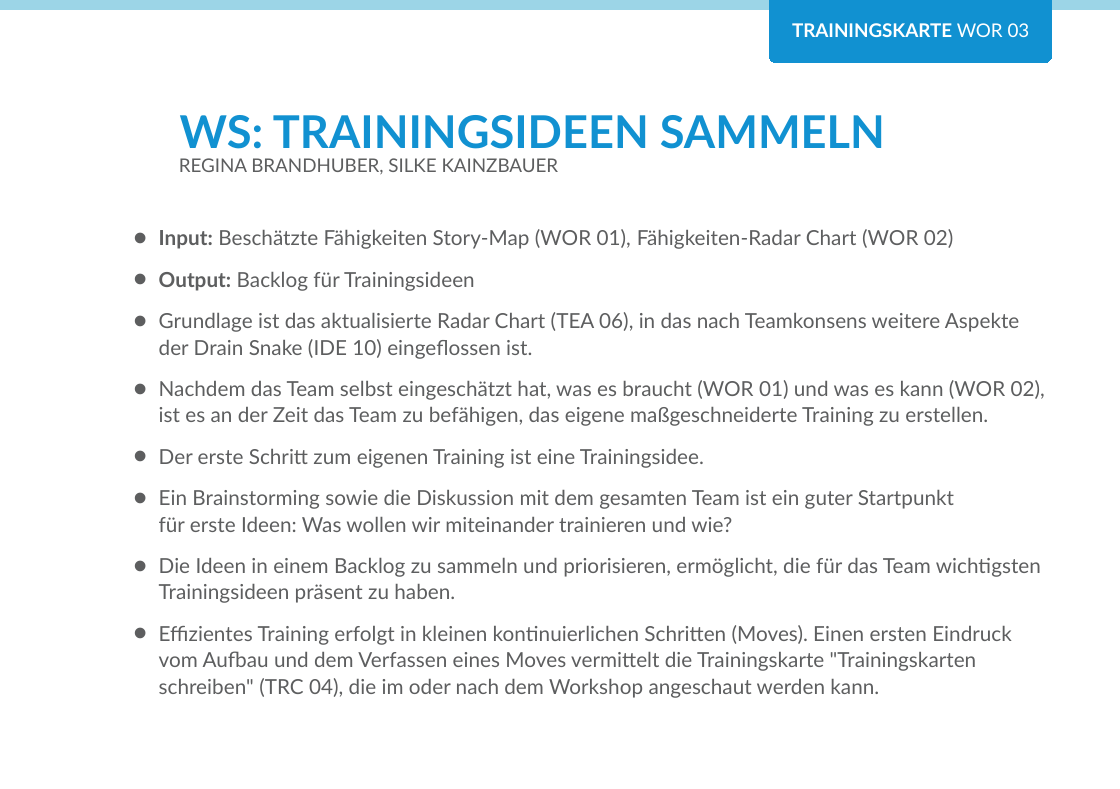
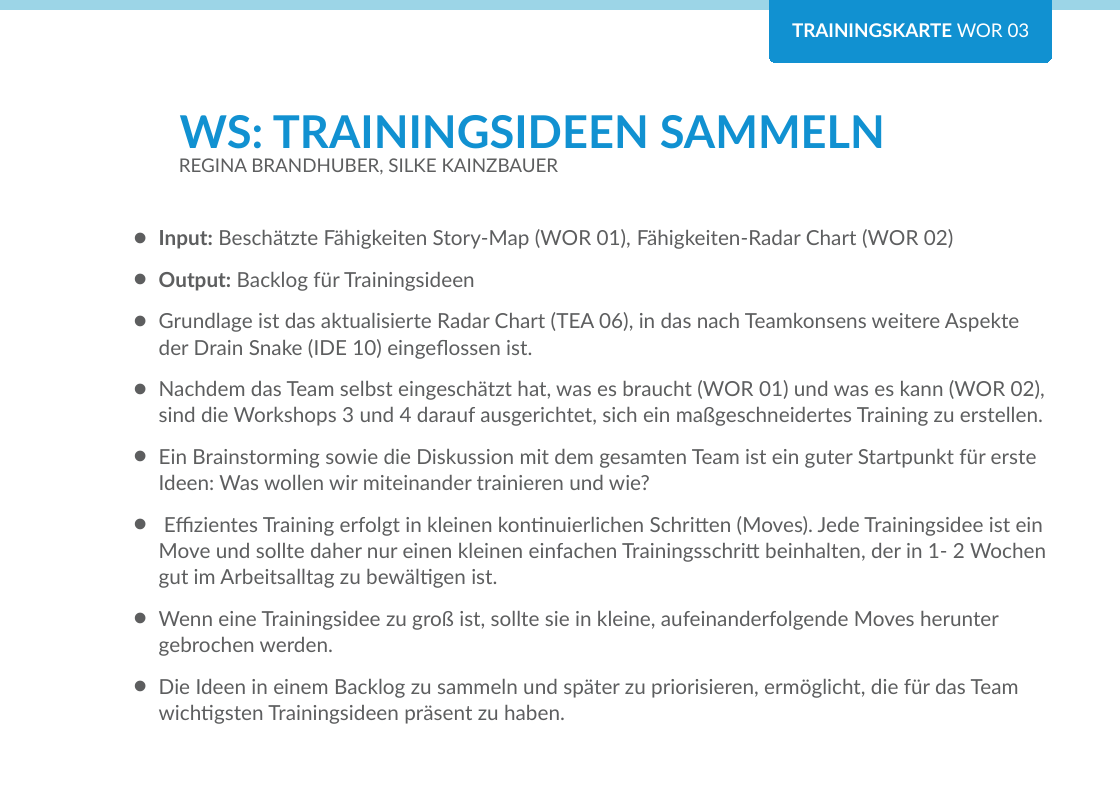
Before and after one commit to Teamtool/training-materials, a slide deck: slide 1 of training-cards/agile moves/Workshops (WOR)/ger/apprentice/ger_WOR_03_Trainingsideen_sammeln_AM_A.pptx. Drawn at 1120x789 pixels with LibreOffice and Linux fonts; fonts in the diff are those of the drawing; background and template pictures are left out. Boxes give left, top, right and bottom in pixels: in the first picture for what was removed or moved away, otherwise in the second. Text is boxed around its words. In the diff, an @@ line names an element or a change of style, - is before the commit and + after.

```diff
--- a/training-cards/agile moves/Workshops (WOR)/ger/apprentice/ger_WOR_03_Trainingsideen_sammeln_AM_A.pptx
+++ b/training-cards/agile moves/Workshops (WOR)/ger/apprentice/ger_WOR_03_Trainingsideen_sammeln_AM_A.pptx
@@ text at <box>159,380,1045,426</box>: text changed @@
-• Nachdem das Team selbst eingeschätzt hat, was es braucht (WOR 01) und was es kann (WOR 02), ist es an der Zeit das Team zu befähigen, das eigene maßgeschneiderte Training zu erstellen.
-• Der erste Schritt zum eigenen Training ist eine Trainingsidee.
+• Nachdem das Team selbst eingeschätzt hat, was es braucht (WOR 01) und was es kann (WOR 02), sind die Workshops 3 und 4 darauf ausgerichtet, sich ein maßgeschneidertes Training zu erstellen.
@@ text at <box>159,516,1046,724</box>: text changed @@
-• Die Ideen in einem Backlog zu sammeln und priorisieren, ermöglicht, die für das Team wichtigsten Trainingsideen präsent zu haben.
-• Effizientes Training erfolgt in kleinen kontinuierlichen Schritten (Moves). Einen ersten Eindruck vom Aufbau und dem Verfassen eines Moves vermittelt die Trainingskarte "Trainingskarten schreiben" (TRC 04), die im oder nach dem Workshop angeschaut werden kann.
+• Effizientes Training erfolgt in kleinen kontinuierlichen Schritten (Moves). Jede Trainingsidee ist ein Move und sollte daher nur einen kleinen einfachen Trainingsschritt beinhalten, der in 1- 2 Wochen gut im Arbeitsalltag zu bewältigen ist.
+• Wenn eine Trainingsidee zu groß ist, sollte sie in kleine, aufeinanderfolgende Moves herunter gebrochen werden.
+• Die Ideen in einem Backlog zu sammeln und später zu priorisieren, ermöglicht, die für das Team wichtigsten Trainingsideen präsent zu haben.
```
Also in this commit, not shown: 1 other slide changed, 9 other files.
